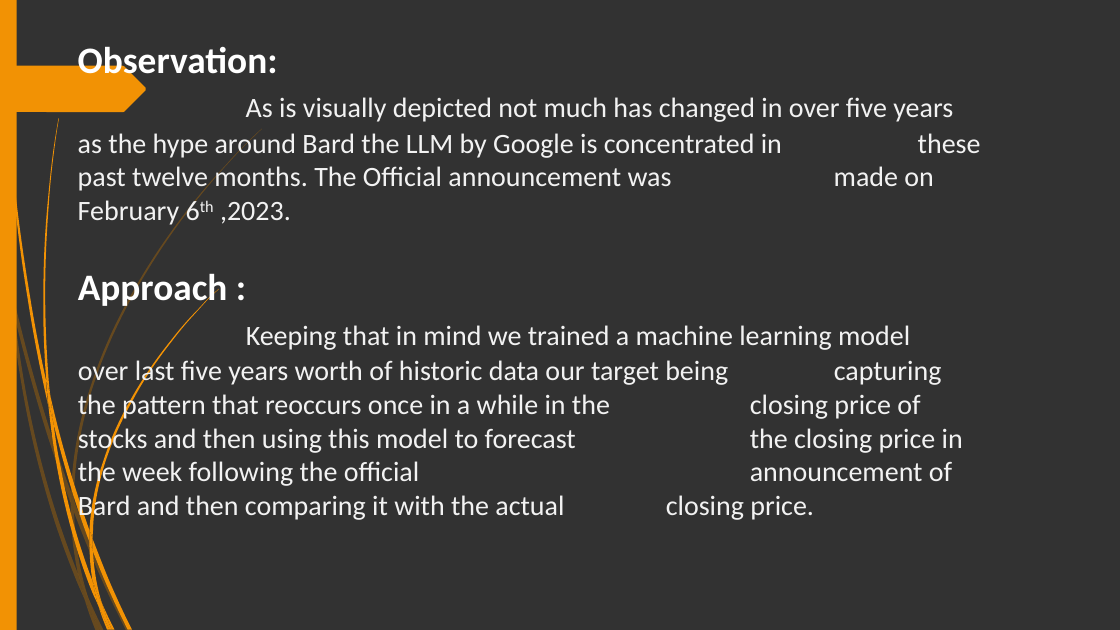
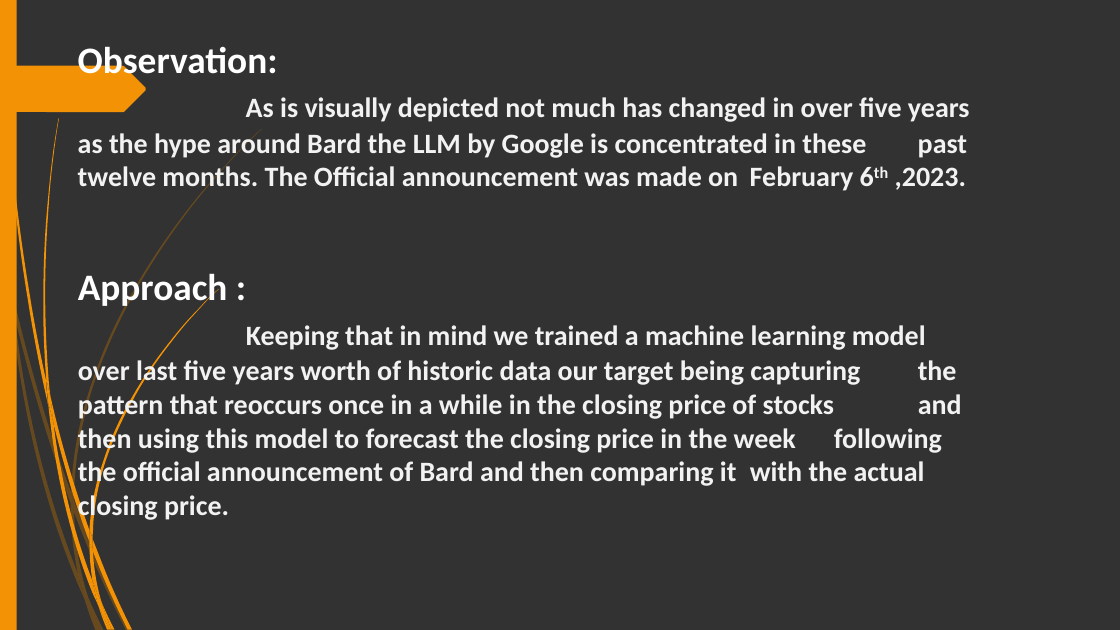
Before and after one commit to V4run-Sharma/IBM_DA_PROJECT, a slide deck: slide 7 of FINAL.pptx. Drawn at 1120x630 pixels with LibreOffice and Linux fonts; fonts in the diff are those of the drawing. Boxes give left, top, right and bottom in pixels: in the first picture for what was removed or moved away, otherwise in the second. Text is boxed around its words. In the diff, an @@ line names an element or a change of style, - is before the commit and + after.

```diff
--- a/FINAL.pptx
+++ b/FINAL.pptx
@@ text at bbox=[78, 97, 970, 193]: bold on @@
@@ text at bbox=[78, 325, 962, 522]: bold on @@
```
Also in this commit, not shown: 4 other slides changed.
